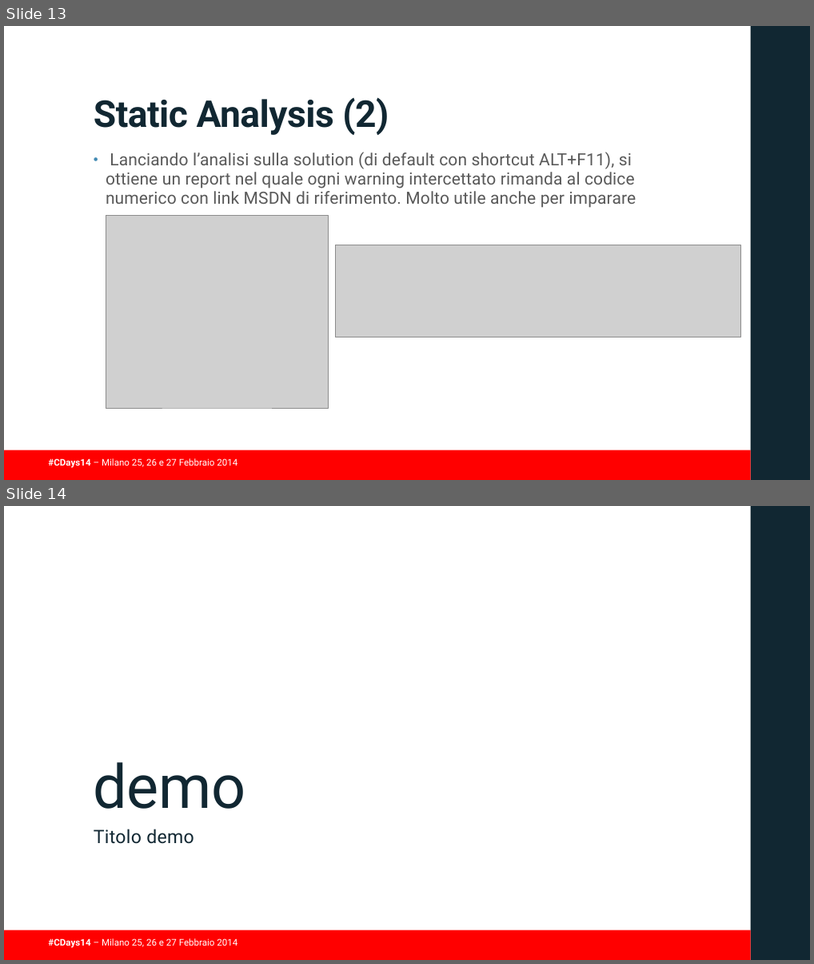
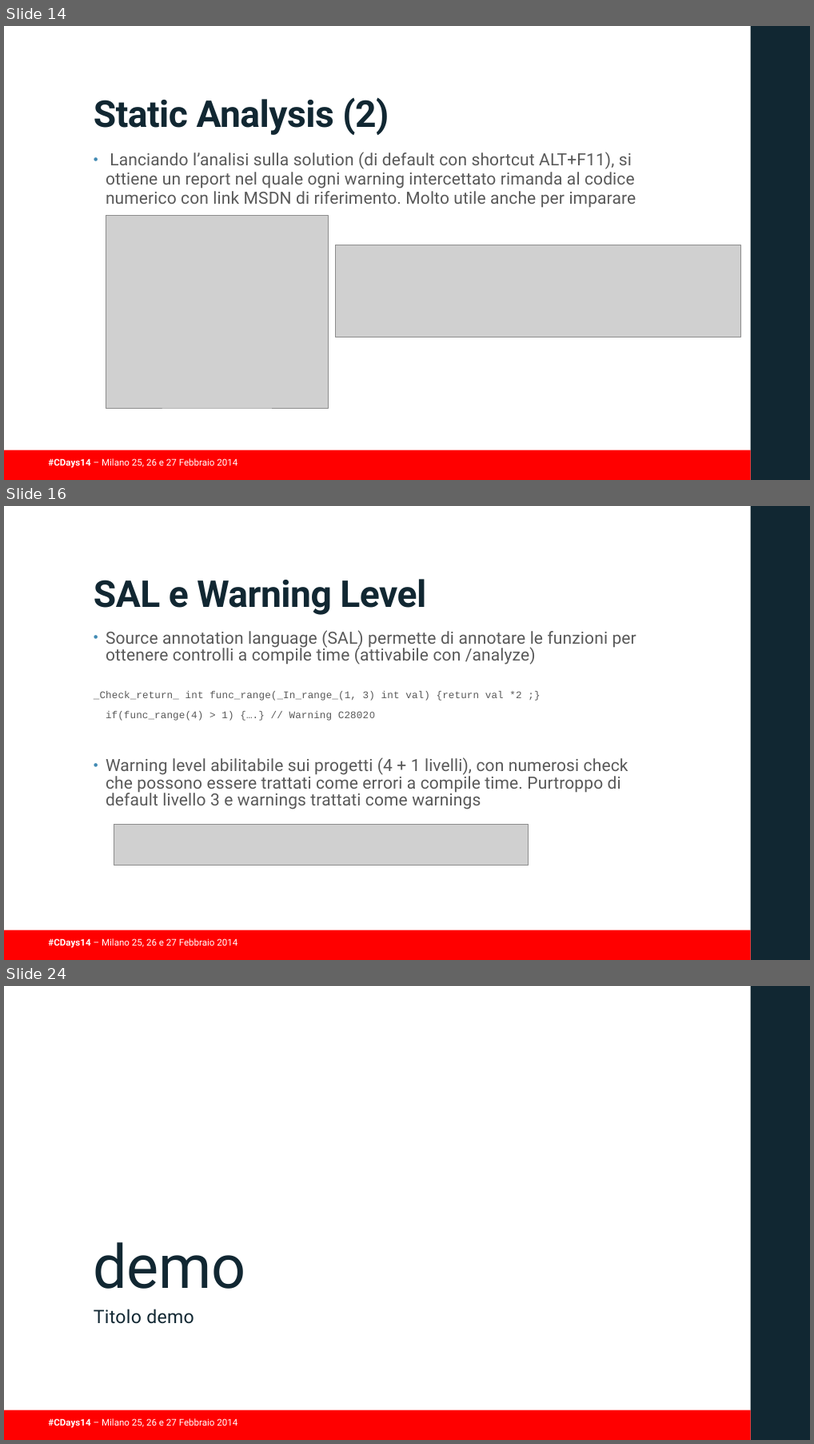
Before and after one commit to guidop/CDays14, a slide deck: presentazioneCDAYS2014.pptx. Shown one above the other, each under a label of ours: slides 13 and 14 before the commit, slides 14, 16 and 24 after it; the slides between them are not shown. The pictures are 814x964 and 814x1444 pixels, drawn with LibreOffice and Linux fonts; fonts in the diff are those of the drawing; grey boxes stand for pictures; background and template pictures are left out. Boxes give left, top, right and bottom in pixels: in the first picture for what was removed or moved away, otherwise in the second. Text is boxed around its words. In the diff, an @@ line names an element or a change of style, - is before the commit and + after.

```diff
--- a/presentazioneCDAYS2014.pptx
+++ b/presentazioneCDAYS2014.pptx
@@ slide 16 added at (4, 506, 810, 960), background #FFFFFF; not listed: 3 template elements that a slide beside it also shows @@
@@ title added at (94, 579, 426, 615), 44 pt, text #112732, bold @@
+SAL e Warning Level
@@ text added at (94, 630, 637, 809), 20 pt, text #595959 @@
+• Source annotation language (SAL) permette di annotare le funzioni per ottenere controlli a compile time (attivabile con /analyze)
+_Check_return_ int func_range(_In_range_(1, 3) int val) {return val *2 ;}
+if(func_range(4) > 1) {….} // Warning C28020
+• Warning level abilitabile sui progetti (4 + 1 livelli), con numerosi check che possono essere trattati come errori a compile time. Purtroppo di default livello 3 e warnings trattati come warnings
@@ picture added at (114, 824, 529, 865) @@
@@ what was slide 13 is now slide 14 @@
@@ what was slide 14 is now slide 24 @@
```
Also in this commit, not shown: 1 slide changed, 9 other slides added.
